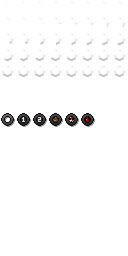
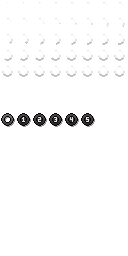
Layers edited between the first and the second 128 × 256 image:
painted on "Capa 5" over [53, 116, 90, 122]
removed layer "Capa 1" over [53, 116, 90, 122]
